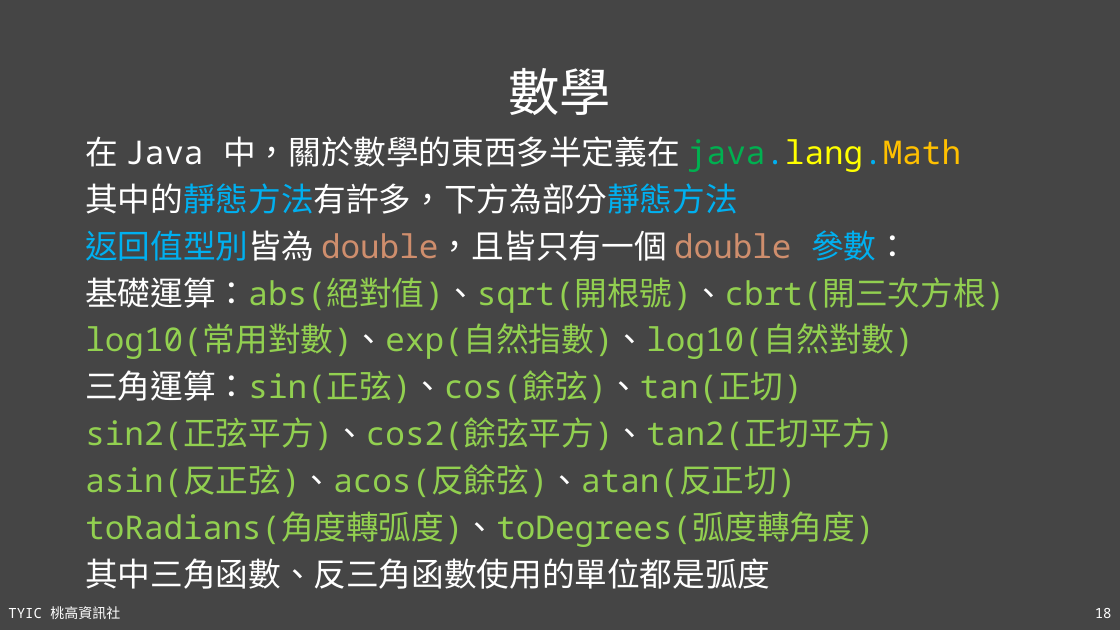
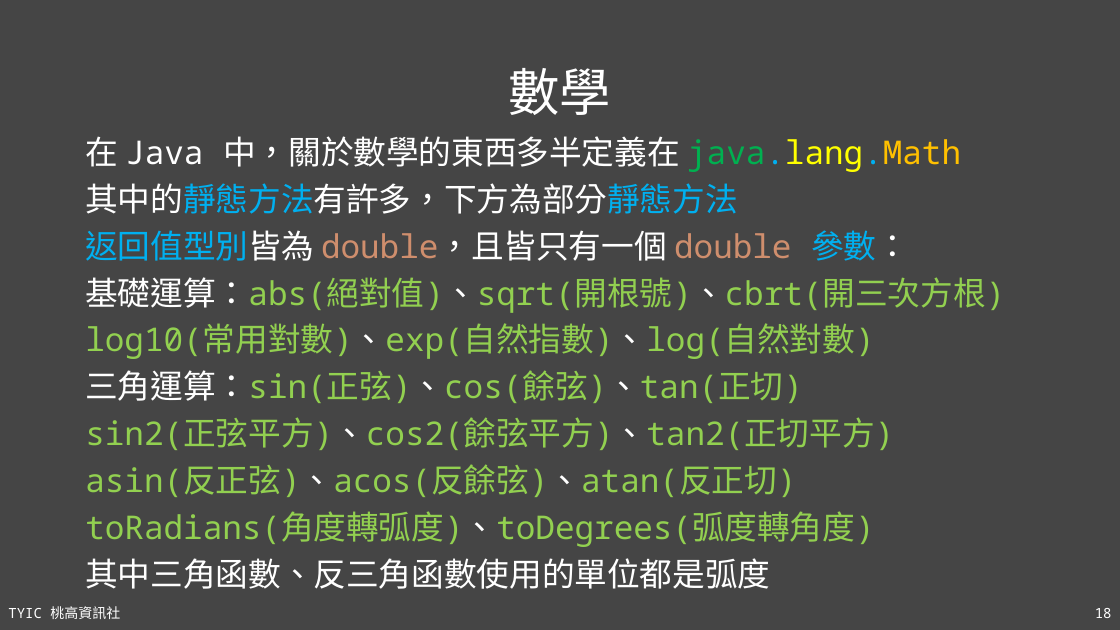
Before and after one commit to TYSHIC/slides, a slide deck: slide 18 of ppt/10_包裝類別與工具類別(1).pptx. Drawn at 1120x630 pixels with LibreOffice and Linux fonts; fonts in the diff are those of the drawing. Boxes give left, top, right and bottom in pixels: in the first picture for what was removed or moved away, otherwise in the second. Text is boxed around its words. In the diff, an @@ line names an element or a change of style, - is before the commit and + after.

```diff
--- a/ppt/10_包裝類別與工具類別(1).pptx
+++ b/ppt/10_包裝類別與工具類別(1).pptx
@@ text at [85,323,874,359]: text changed @@
-log10(常用對數)、exp(自然指數)、log10(自然對數)
+log10(常用對數)、exp(自然指數)、log(自然對數)
```
Also in this commit, not shown: 1 other slide changed, 3 other files.
